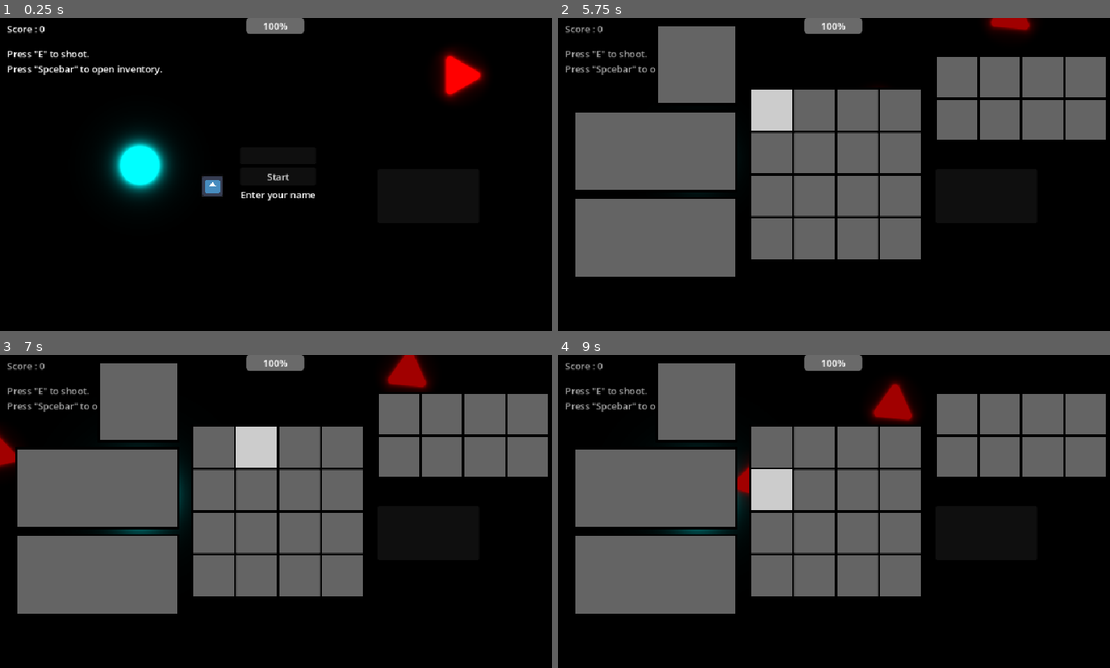
Above: before the commit, frames 1-4 (two rows, left to right).
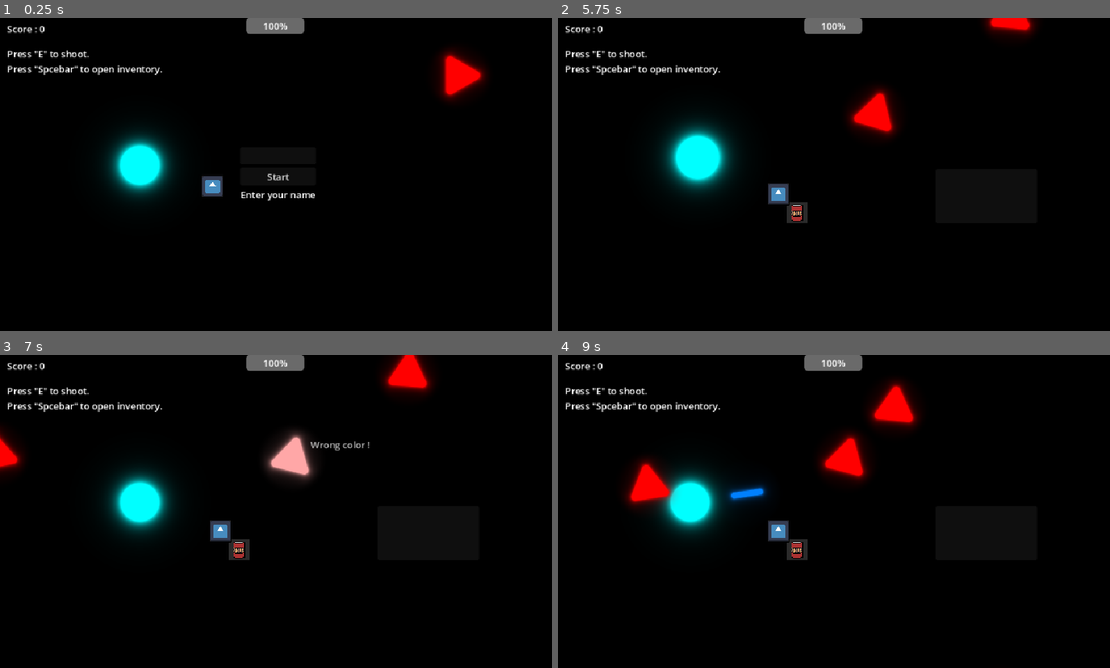
Above: after the commit, the same moments.

Repository: loco-choco/quantux-ui-experiment
Game: Godot game, scene res://scenes/main.tscn
The game is run twice, just before and just after one commit, with the same random seed, the same clock (stepped at 60 frames per second) and the same inputs. The engine's default icon, where the game draws it, is replaced by a stand-in: a white triangle on a blue panel in a dark square.
Inputs (mouse positions are in pixels of both pictures, inside the frame that each line leads up to):
- Up to frame 1 (0.25 s): no input
- Up to frame 2 (5.75 s): click (834, 155) at 0.52 s; type "Alex" at 0.6 s; click "Start" at 1.25 s; tap E (pickup_item) at 2, 2.75, 2.85, 3.5, 4.25, 5 s; move the mouse to (960, 158) at 2.02 s; tap Tab (hud_toggle_quick_inv, bound only after the commit) at 2.1, 3.05, 3.8, 4.55, 5.3 s; click (960, 158) at 2.17 s; move the mouse to (723, 190) at 2.77 s; click (723, 190) at 2.92 s; move the mouse to (889, 105) at 3.52 s; tap Left (player_move_x_neg) at 3.6 s; click (889, 105) at 3.67 s; move the mouse to (806, 237) at 4.27 s; tap Right (player_move_x_pos) at 4.35 s; click (806, 237) at 4.42 s; move the mouse to (1005, 221) at 5.02 s; tap Up (player_move_y_neg) at 5.1 s; click (1005, 221) at 5.17 s; tap Space (hud_toggle_inventory) at 5.65 s
- Up to frame 3 (7 s): tap E (pickup_item) at 5.75 s; move the mouse to (215, 445) at 5.77 s; tap Down (player_move_y_pos) at 5.85 s; click (215, 445) at 5.92 s; tap Tab (hud_toggle_quick_inv, bound only after the commit) at 6.05, 6.6 s; right-click (215, 445) at 6.4 s; move the mouse to (253, 445) at 6.52 s; click (253, 445) at 6.67 s
- Up to frame 4 (9 s): click (811, 445) at 7.15 s; move the mouse to (856, 445) at 7.27 s; tap Tab (hud_toggle_quick_inv, bound only after the commit) at 7.35, 8.3 s; click (856, 445) at 7.42 s; move the mouse to (900, 445) at 8.02 s; tap E (pickup_item) at 8.1 s; click (900, 445) at 8.17 s; move the mouse to (773, 489) at 8.77 s; tap Left (player_move_x_neg) at 8.85 s; click (773, 489) at 8.92 s

The runs differ from the first frame. In frame 2, 42% of the frame differs, in the area x 1-100%, y 0-83%; in frame 3, 42%; in frame 4, 42%, in the area x 1-100%, y 2-83%.

Commit message:
added input for quick inv

Diff:
--- a/project.godot
+++ b/project.godot
@@ -96,6 +96,11 @@
 , Object(InputEventJoypadButton,"resource_local_to_scene":false,"resource_name":"","device":-1,"button_index":3,"pressure":0.0,"pressed":true,"script":null)
 ]
 }
+hud_toggle_quick_inv={
+"deadzone": 0.2,
+"events": [Object(InputEventKey,"resource_local_to_scene":false,"resource_name":"","device":-1,"window_id":0,"alt_pressed":false,"shift_pressed":false,"ctrl_pressed":false,"meta_pressed":false,"pressed":false,"keycode":0,"physical_keycode":4194306,"key_label":0,"unicode":0,"location":0,"echo":false,"script":null)
+]
+}
 
 [layer_names]
 
--- a/scenes/main.tscn
+++ b/scenes/main.tscn
@@ -34,7 +34,8 @@
 unique_name_in_owner = true
 visible = false
 
-[node name="RadialInventory" parent="HUD" instance=ExtResource("6_choun")]
+[node name="QuickInventory" parent="HUD" instance=ExtResource("6_choun")]
+unique_name_in_owner = true
 offset_left = 652.0
 offset_top = 261.0
 offset_right = -133.0
@@ -171,7 +172,7 @@
 [connection signal="item_collected" from="Player" to="HUD" method="_on_player_item_collected"]
 [connection signal="item_dropped" from="HUD/Inventory" to="Player" method="_on_inventory_item_dropped"]
 [connection signal="item_returned" from="HUD/Inventory" to="Player" method="_on_inventory_item_returned"]
-[connection signal="quick_inventory_update" from="HUD/Inventory" to="HUD/RadialInventory" method="update_radial_inventory"]
+[connection signal="quick_inventory_update" from="HUD/Inventory" to="HUD/QuickInventory" method="update_radial_inventory"]
 [connection signal="timeout" from="SpawnNewEnemy" to="." method="_on_spawn_new_enemy_timeout"]
 [connection signal="timeout" from="BigShot" to="." method="_on_big_shot_timeout"]
 [connection signal="pressed" from="CanvasLayer/StartScreen/CenterContainer/VBoxContainer/StartButton" to="." method="_on_start_button_pressed"]
--- a/scripts/ui/hud.gd
+++ b/scripts/ui/hud.gd
@@ -1,18 +1,27 @@
 extends CanvasLayer
 @onready var inventory : Inventory = $%Inventory
+@onready var quick_inv : RadialInventory = $%QuickInventory
 func _ready() -> void:
-	inventory.hide()
+	inventory.hide_ui()
+	quick_inv.hide()
 	InputMode.change_mode(InputMode.Modes.PLAYER)
 
 func _process(_delta: float) -> void:
 	if Input.is_action_just_pressed("hud_toggle_inventory"):
+		if not quick_inv.visible:
+			if not inventory.visible:
+				inventory.show()
+				inventory.set_focus()
+				InputMode.change_mode(InputMode.Modes.UI)
+			else:
+				inventory.hide_ui()
+				InputMode.change_mode(InputMode.Modes.PLAYER)
+	if Input.is_action_just_pressed("hud_toggle_quick_inv"):
 		if not inventory.visible:
-			inventory.show()
-			inventory.set_focus()
-			InputMode.change_mode(InputMode.Modes.UI)
-		else:
-			inventory.hide_ui()
-			InputMode.change_mode(InputMode.Modes.PLAYER)
+			if not quick_inv.visible:
+				quick_inv.show()
+			else:
+				quick_inv.hide()
 
 func _on_player_item_collected(item: Item) -> void:
 	inventory.add_item(item)
--- a/scripts/ui/inventory/item_grid.gd
+++ b/scripts/ui/inventory/item_grid.gd
@@ -55,5 +55,5 @@
 func _on_item_slot_popup(slot: InventorySlot, item: InventoryItem) -> void:
 	item_slot_popup.emit(slot, item)
 
-func _on_item_slot_update(item: InventoryItem) -> void:
+func _on_item_slot_update(_item: InventoryItem) -> void:
 	items_update.emit(get_items())
--- a/scripts/ui/inventory/radial_inventory/radial_inventory.gd
+++ b/scripts/ui/inventory/radial_inventory/radial_inventory.gd
@@ -11,7 +11,7 @@
 func _process(_delta: float) -> void:
 	if entries.get_child_count() == 0:
 		return
-	var selection_vec: Vector2 = (get_local_mouse_position() - size/2 ).normalized()
+	var selection_vec: Vector2 = (get_local_mouse_position() - size/2).normalized()
 	if selection_vec.is_zero_approx():
 		return
 	var selection: int = floori(rad_to_deg(selection_vec.angle() + PI) / 360 \
